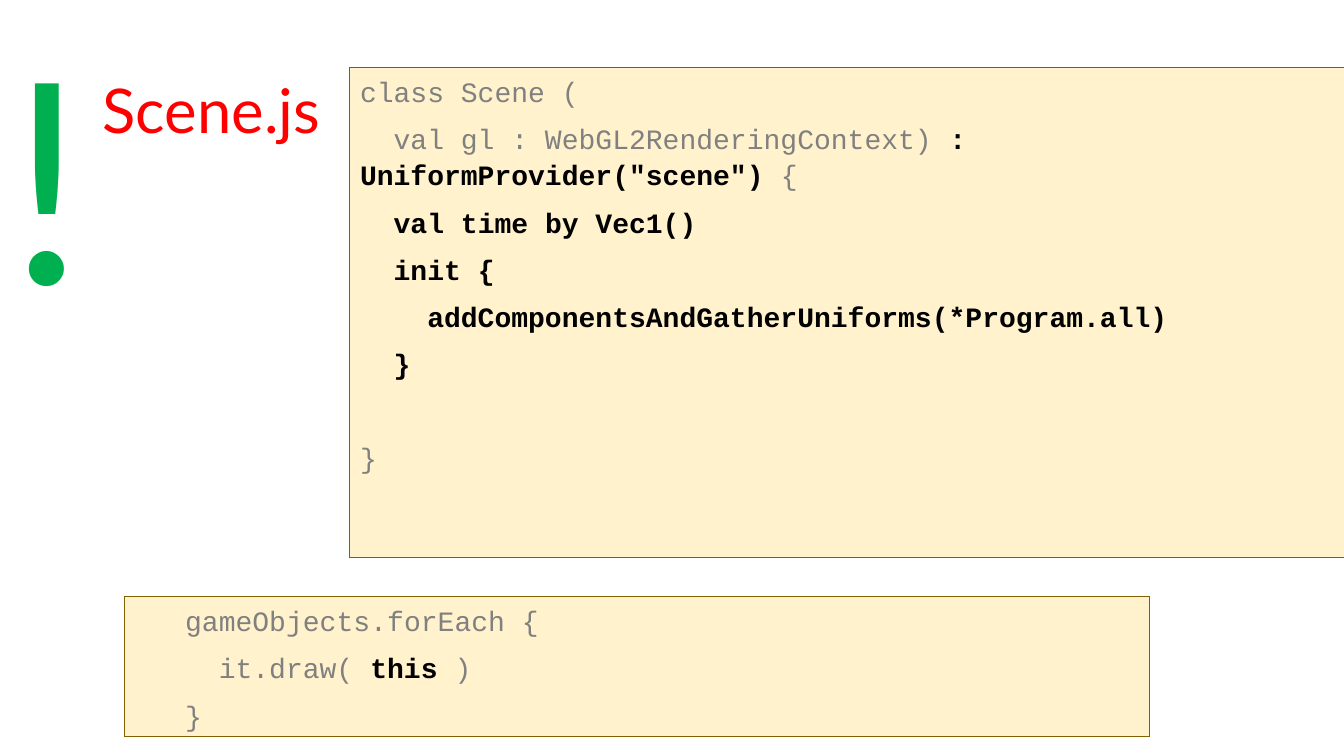
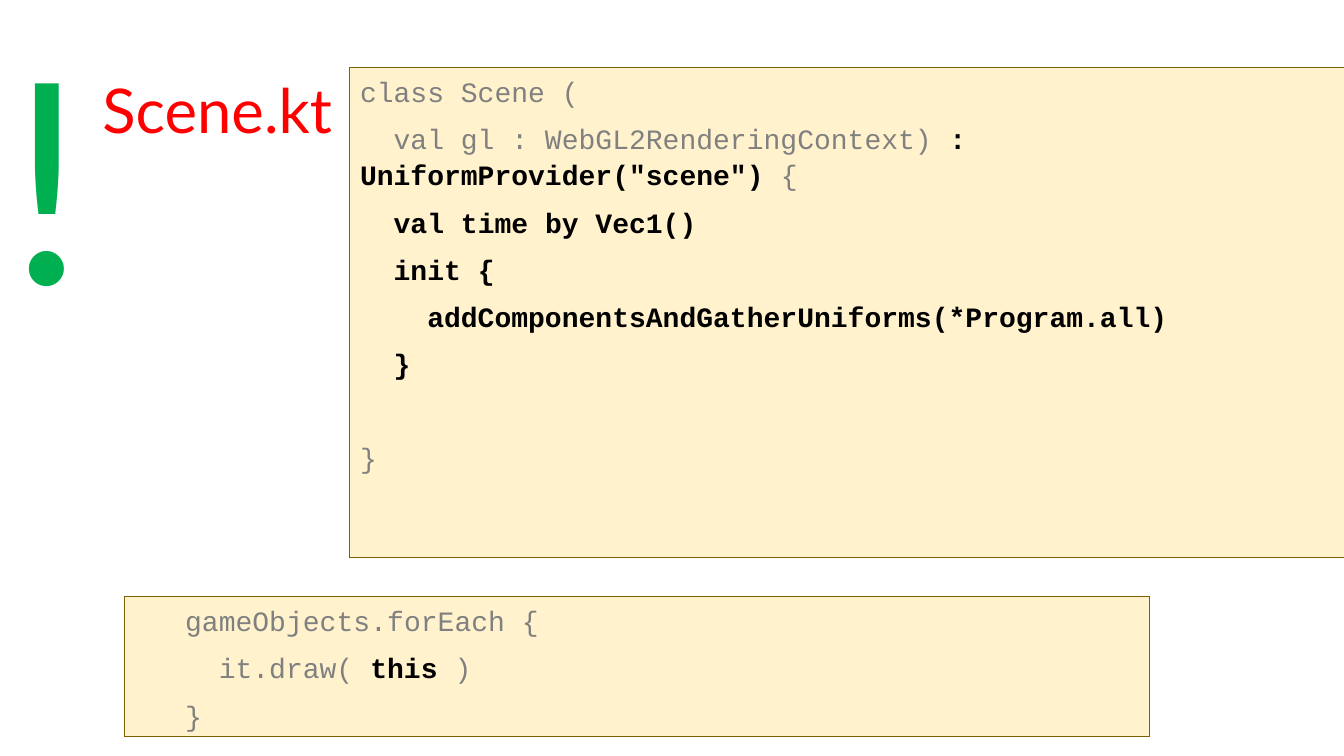
Before and after one commit to szecsi/kogfactory, a slide deck: slide 41 of projects/kog.020.030-gom/aitcg070 - Game Object Model.pptx. Drawn at 1344x756 pixels with LibreOffice and Linux fonts; fonts in the diff are those of the drawing. Boxes give left, top, right and bottom in pixels: in the first picture for what was removed or moved away, otherwise in the second. Text is boxed around its words. In the diff, an @@ line names an element or a change of style, - is before the commit and + after.

```diff
--- a/projects/kog.020.030-gom/aitcg070 - Game Object Model.pptx
+++ b/projects/kog.020.030-gom/aitcg070 - Game Object Model.pptx
@@ title at [102,87,332,134]: text changed @@
-Scene.js
+Scene.kt
```
Also in this commit, not shown: 2 other files.
